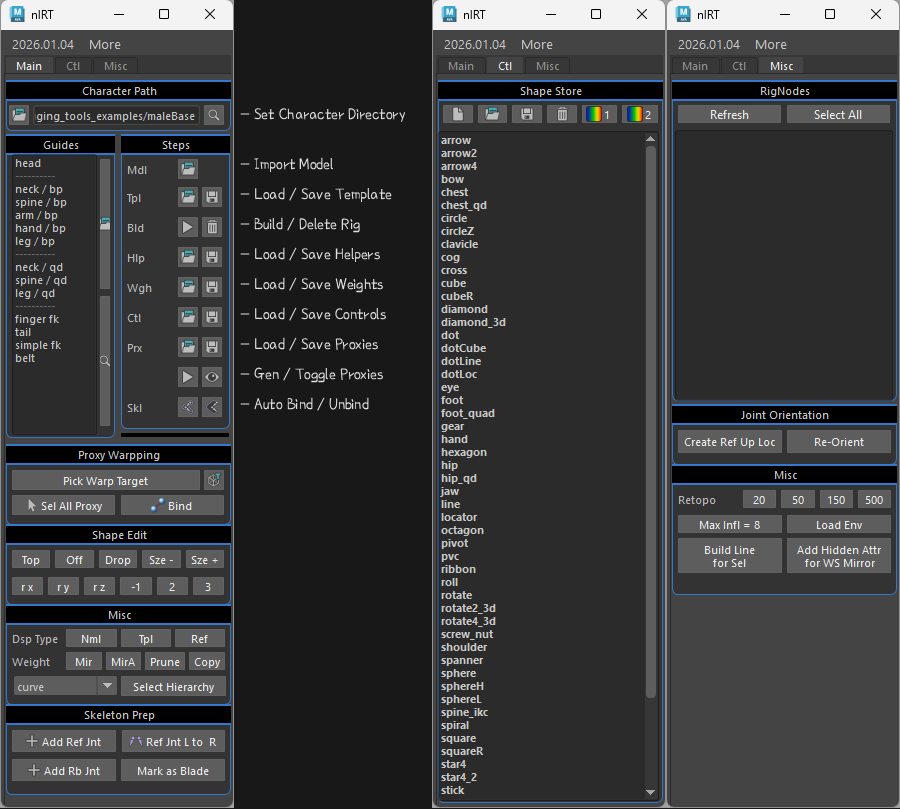
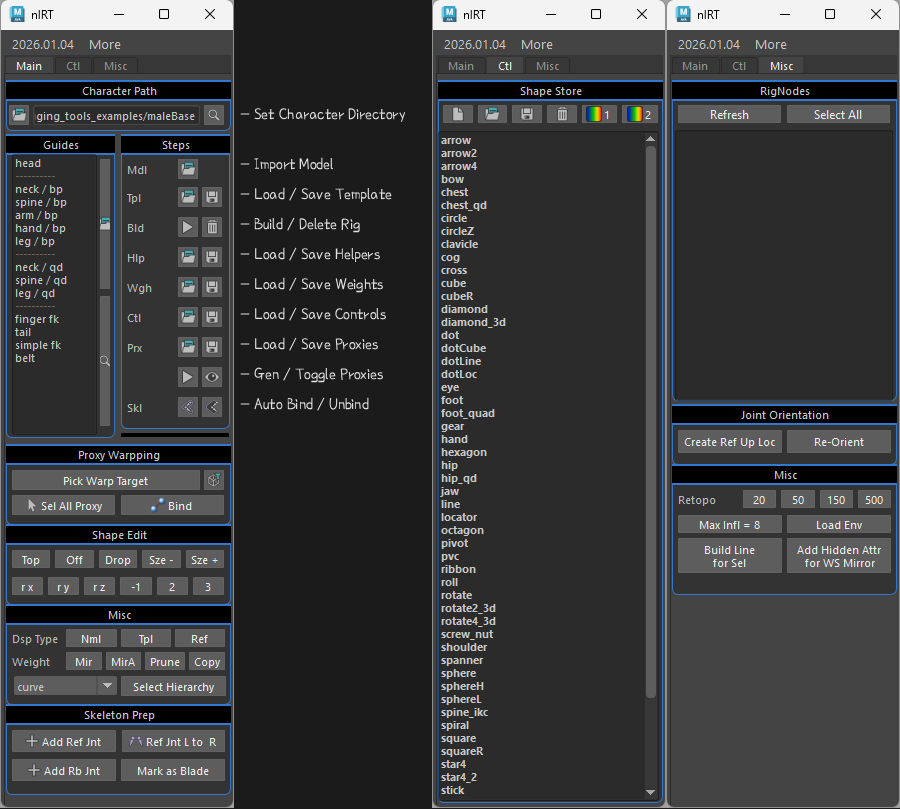
Layers edited between the first and the second 900 × 809 image:
painted on "Layer 1" over [0, 0, 900, 809]